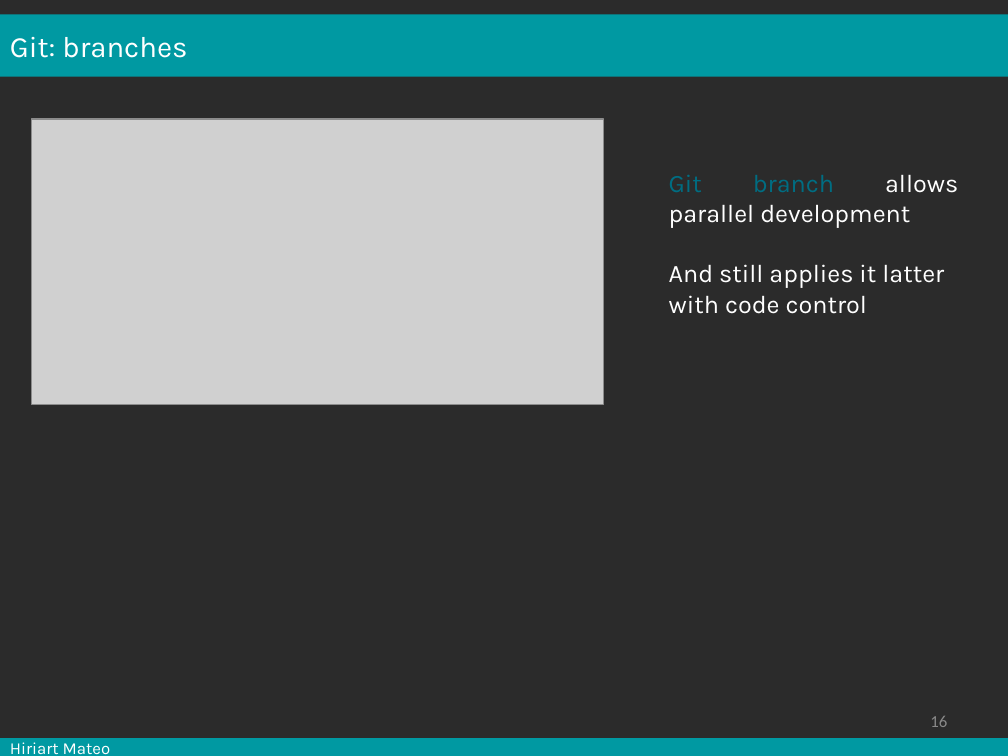
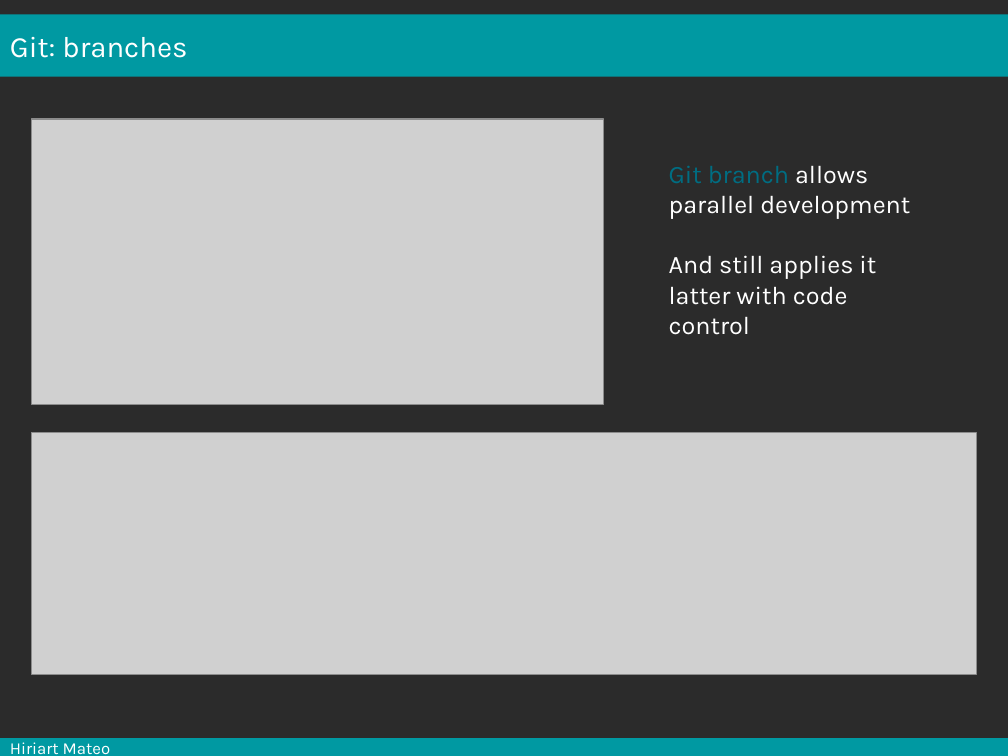
Before and after one commit to mesocentre-clermont-auvergne/formation_fair, a slide deck: slide 16 of fair_versionnage/versionnage_cours/cours.odp. Drawn at 1008x756 pixels with LibreOffice and Linux fonts; fonts in the diff are those of the drawing; grey boxes stand for pictures; background and template pictures are left out; a plain dark background stands for a picture behind light text. Boxes give left, top, right and bottom in pixels: in the first picture for what was removed or moved away, otherwise in the second. Text is boxed around its words. In the diff, an @@ line names an element or a change of style, - is before the commit and + after.

```diff
--- a/fair_versionnage/versionnage_cours/cours.odp
+++ b/fair_versionnage/versionnage_cours/cours.odp
@@ text "Git branch allows parallel development": place and size @@
-text "Git branch allows parallel development" at <box>669,175,958,314</box>
+text "Git branch allows parallel development" at <box>669,166,910,335</box>
@@ text at <box>669,166,910,219</box>: alignment justified to left @@
@@ picture added at <box>31,432,976,674</box> @@
@@ page number rewrapped from <box>930,716,947,727</box> to <box>944,674,1008,715</box> @@
```
Also in this commit, not shown: 30 other slides changed, 3 slides added, 3 slides removed, 2 other files.
